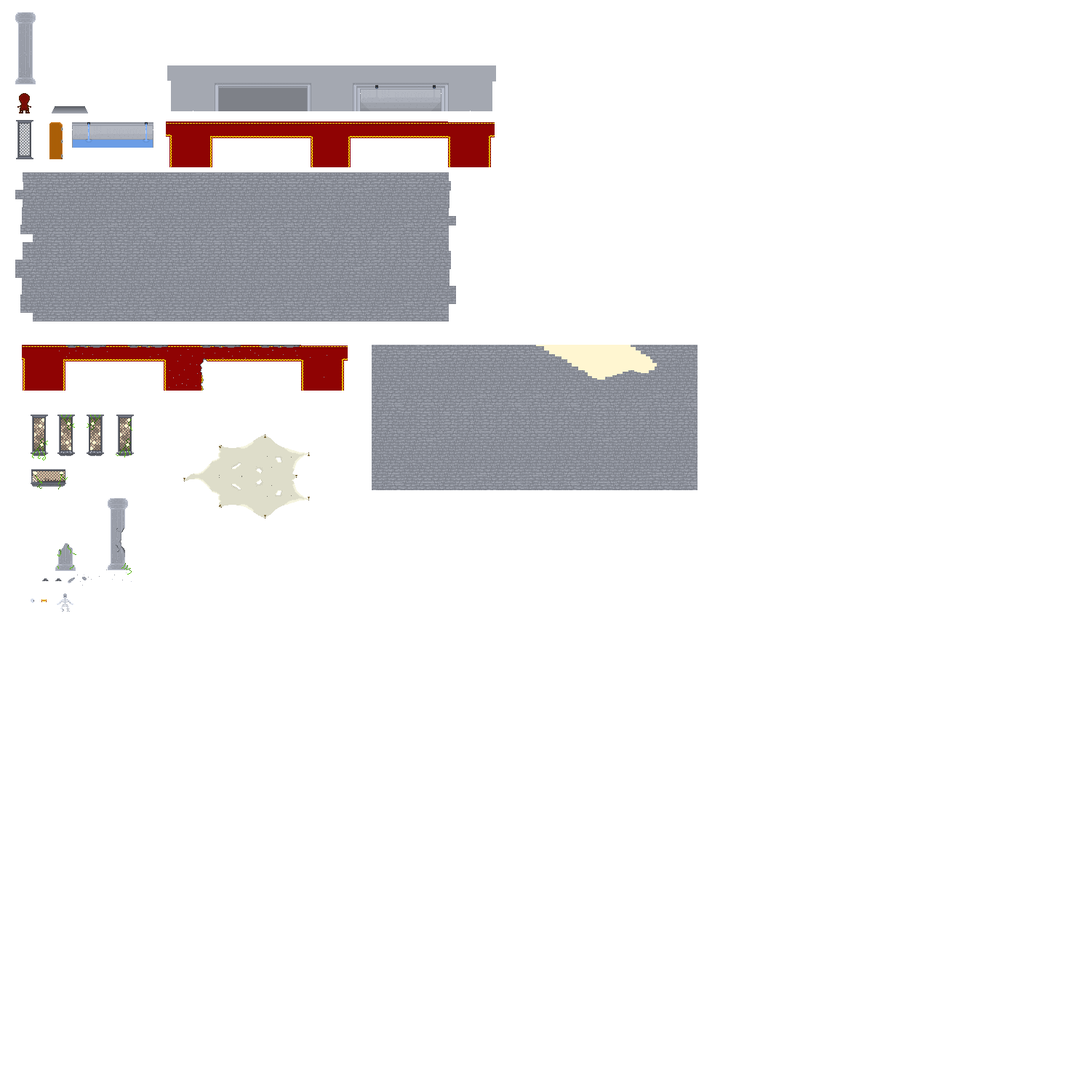
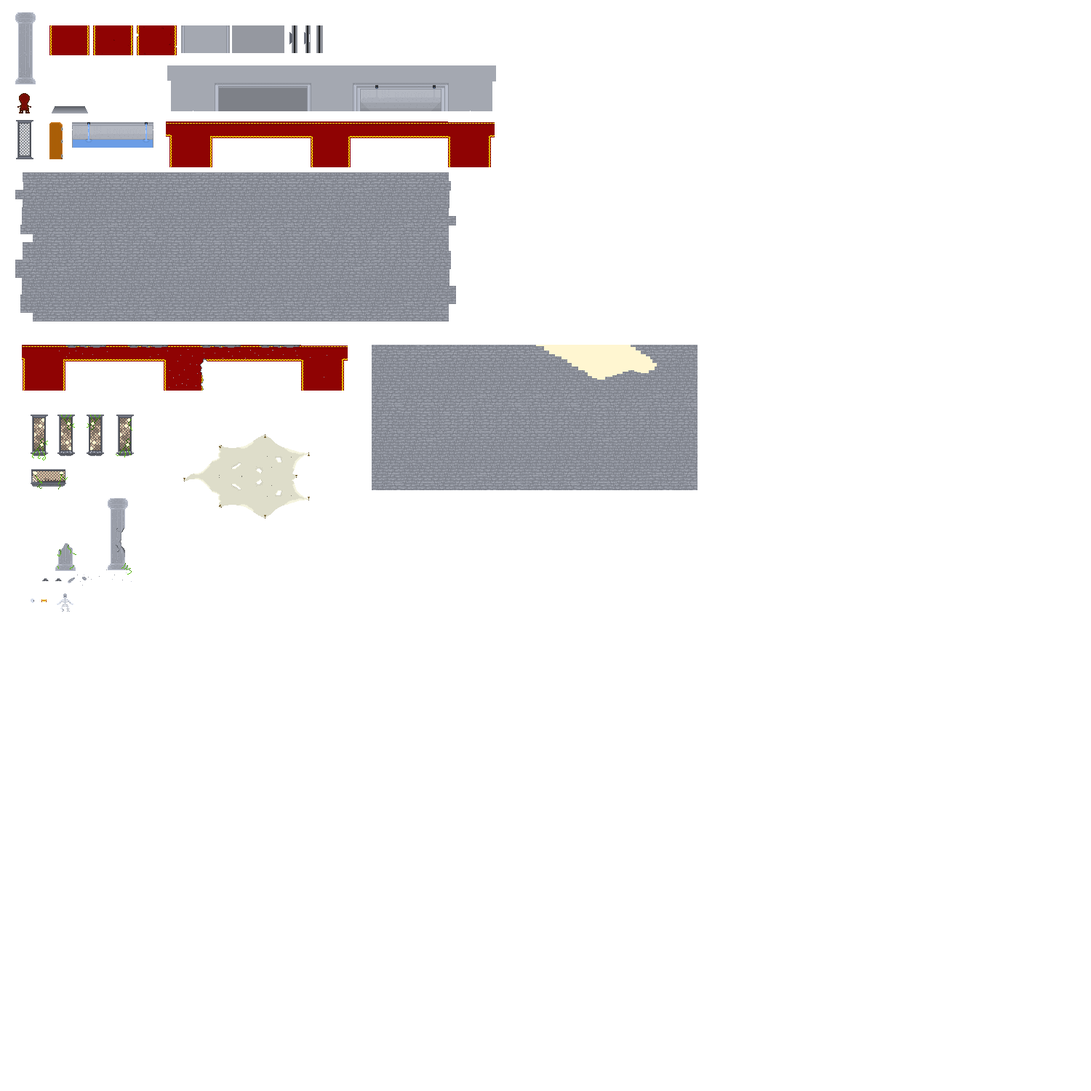
Revision of a layered 1091px x 1091px image; what changed, layer by layer:
added layer "Carpet Tile 2" above "Carpet Tile 3" over [left=93, top=25, right=134, bottom=56]
added layer "Carpet Tile 3" above "Carpet Tile 1" over [left=136, top=25, right=177, bottom=56]
added layer "Carpet Tile 1" above "Floor Tiles Set" over [left=49, top=25, right=90, bottom=56]
added layer "Side Wall - Windowed Upper" above "Layer 2" over [left=304, top=25, right=311, bottom=54]
added layer "Layer 2" above "Side Wall - Windowed Lower" over [left=316, top=25, right=324, bottom=54]
added layer "Side Wall - Windowed Lower" above "Empty Floor" over [left=289, top=25, right=298, bottom=54]
painted on "Empty Floor" over [left=181, top=25, right=442, bottom=94]
